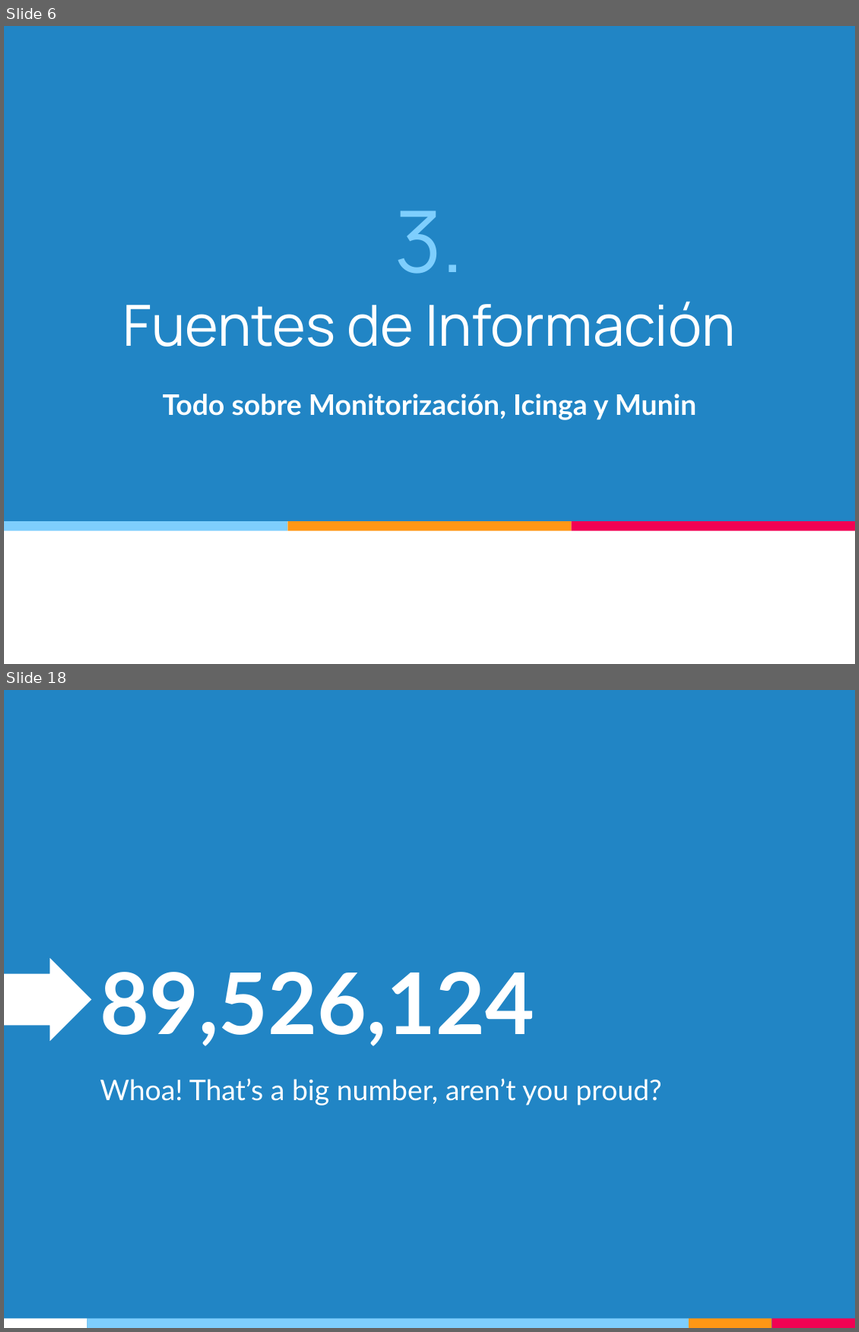
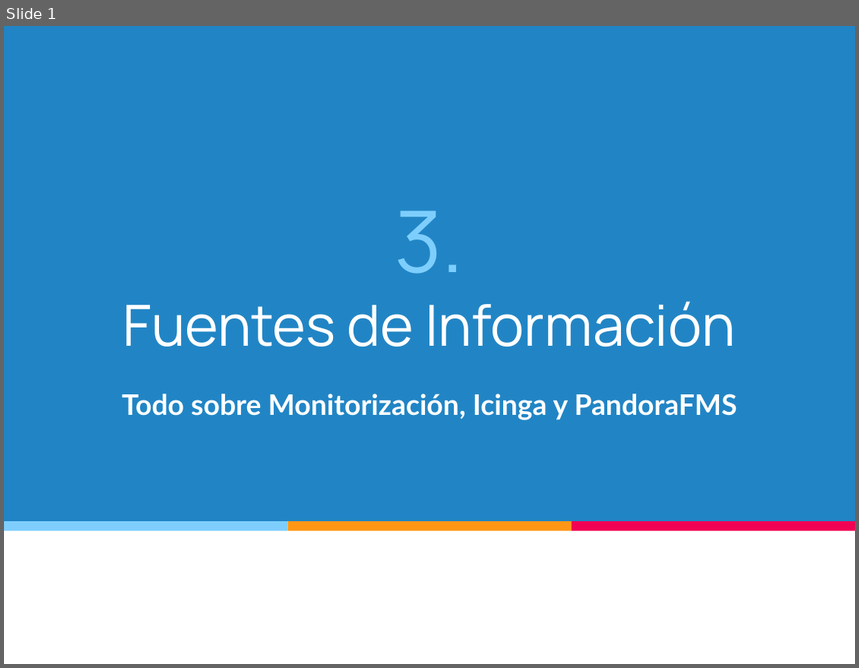
Before and after one commit to sergiomartinm/TG1, a slide deck: TG1/TG1_Presentacion_Ivan_Alejandro.pptx. Shown one above the other, each under a label of ours: slides 6 and 18 before the commit, slide 1 after it; the slides between them are not shown. The pictures are 859x1332 and 859x668 pixels, drawn with LibreOffice and Linux fonts; fonts in the diff are those of the drawing. Boxes give left, top, right and bottom in pixels: in the first picture for what was removed or moved away, otherwise in the second. Text is boxed around its words. In the diff, an @@ line names an element or a change of style, - is before the commit and + after.

Commit message:
Cambios de Munin -> PandoraFMS. Ivan Alejandro.
Se reescriben algunos titulos y se limpia la presentacion dejando solo
mi parte.

```diff
--- a/TG1/TG1_Presentacion_Ivan_Alejandro.pptx
+++ b/TG1/TG1_Presentacion_Ivan_Alejandro.pptx
@@ slide 18 removed at <box>4,690,855,1328</box>, background #2185C5 @@
@@ right arrow removed at <box>4,958,91,1042</box> @@
@@ title removed at <box>100,972,534,1046</box> @@
-89,526,124
@@ subtitle removed at <box>100,1078,662,1106</box> @@
-Whoa! That’s a big number, aren’t you proud?
@@ rectangle removed at <box>4,1319,88,1328</box> @@
@@ rectangle removed at <box>88,1319,690,1328</box> @@
@@ rectangle removed at <box>690,1319,772,1328</box> @@
@@ rectangle removed at <box>772,1319,855,1328</box> @@
@@ what was slide 6 is now slide 1 @@
@@ slide 1 changed as well @@
@@ subtitle at <box>122,394,737,420</box>: text changed @@
-Todo sobre Monitorización, Icinga y Munin
+Todo sobre Monitorización, Icinga y PandoraFMS
```
Also in this commit, not shown: 1 other slide changed, 27 other slides removed.
